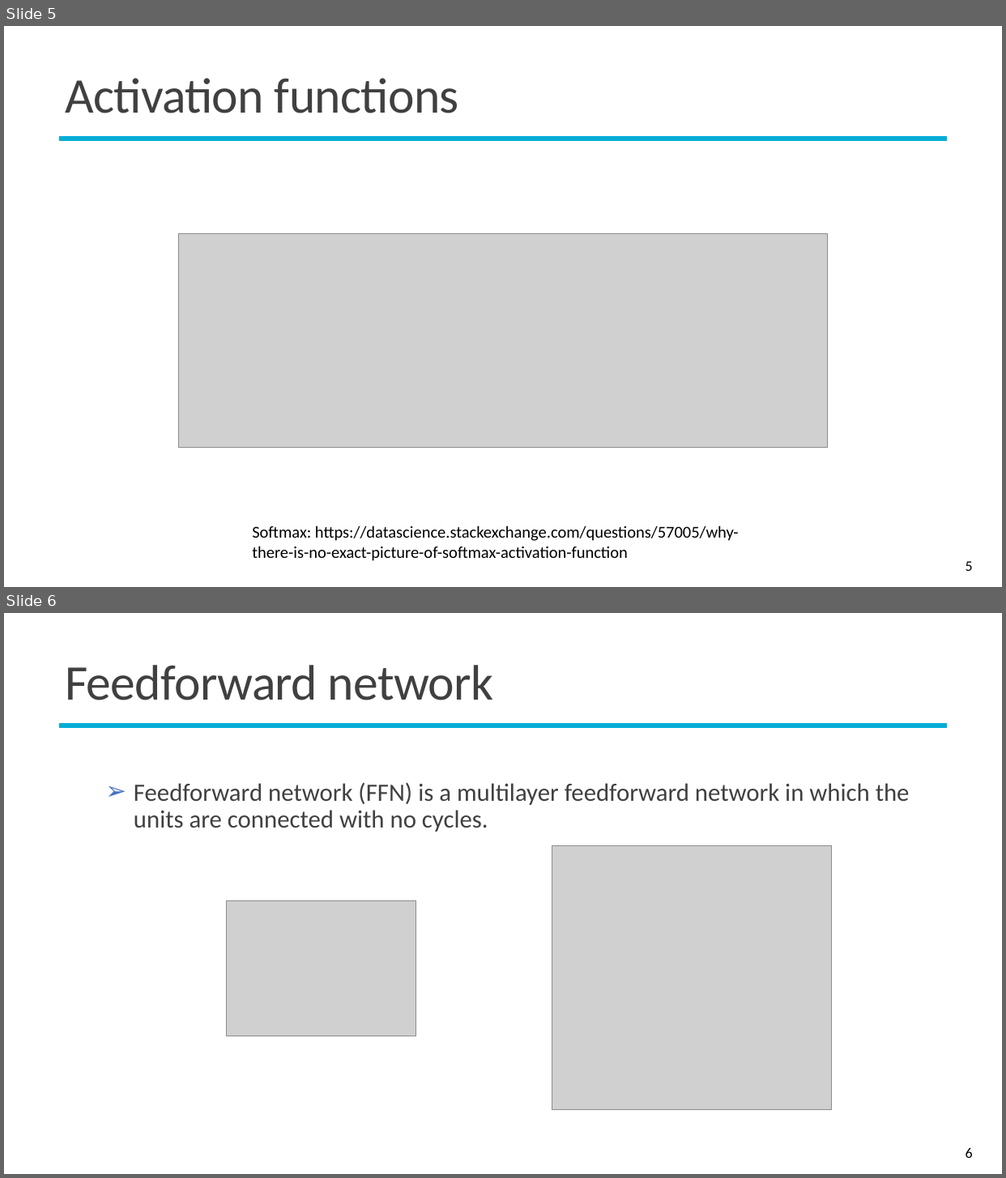
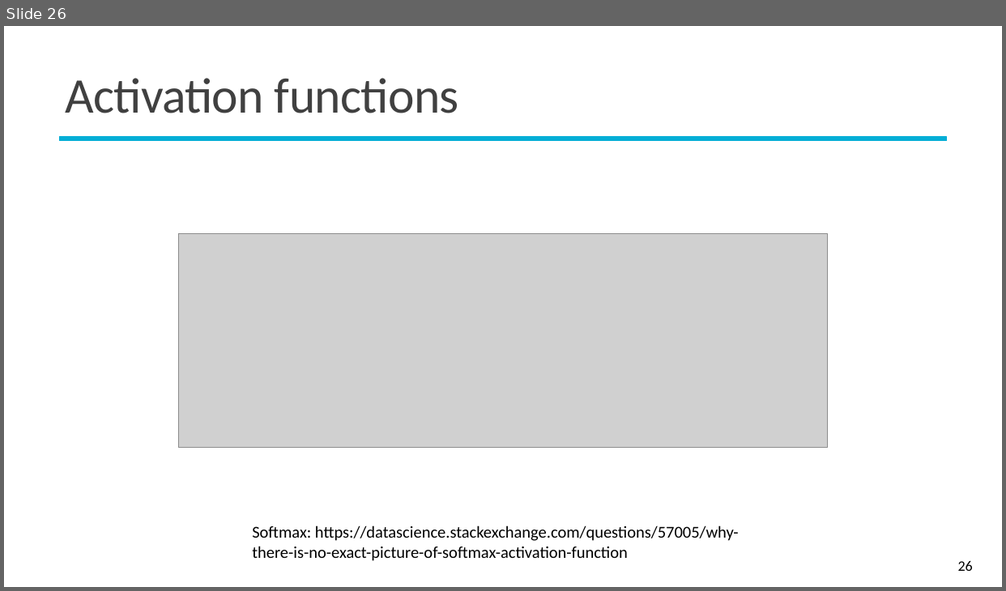
Before and after one commit to mcps5601/CGUDL_2025_Spring, a slide deck: slides/RNN_0331.pptx. Shown one above the other, each under a label of ours: slides 5 and 6 before the commit, slide 26 after it. The pictures are 1006x1178 and 1006x591 pixels, drawn with LibreOffice and Linux fonts; fonts in the diff are those of the drawing; grey boxes stand for pictures; background and template pictures are left out. Boxes give left, top, right and bottom in pixels: in the first picture for what was removed or moved away, otherwise in the second. Text is boxed around its words. In the diff, an @@ line names an element or a change of style, - is before the commit and + after.

```diff
--- a/slides/RNN_0331.pptx
+++ b/slides/RNN_0331.pptx
@@ slide 6 removed at (x1=4, y1=613, x2=1002, y2=1174), background #FFFFFF; not listed: 1 template element that a slide beside it also shows @@
@@ title removed at (x1=65, y1=665, x2=494, y2=700) @@
-Feedforward network
@@ text removed at (x1=134, y1=782, x2=910, y2=832) @@
-➢ Feedforward network (FFN) is a multilayer feedforward network in which the units are connected with no cycles.
@@ picture removed at (x1=552, y1=845, x2=831, y2=1111) @@
@@ picture removed at (x1=226, y1=901, x2=415, y2=1037) @@
@@ page number removed at (x1=965, y1=1148, x2=973, y2=1158) @@
-6
@@ what was slide 5 is now slide 26 @@
@@ page number at (x1=958, y1=561, x2=973, y2=571): text changed @@
-5
+26
```
Also in this commit, not shown: 7 slides changed, 1 slide added, 5 other slides removed.
